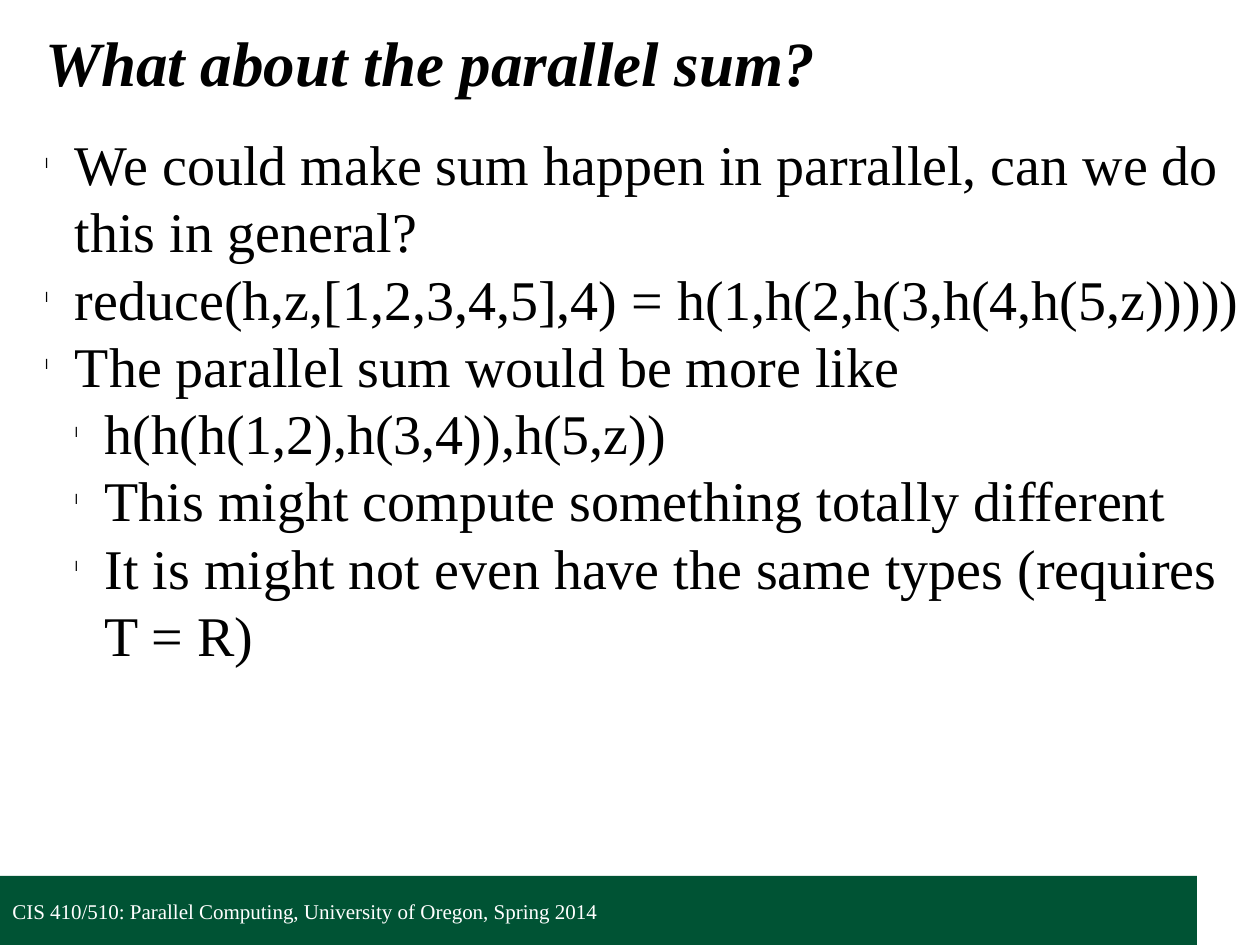
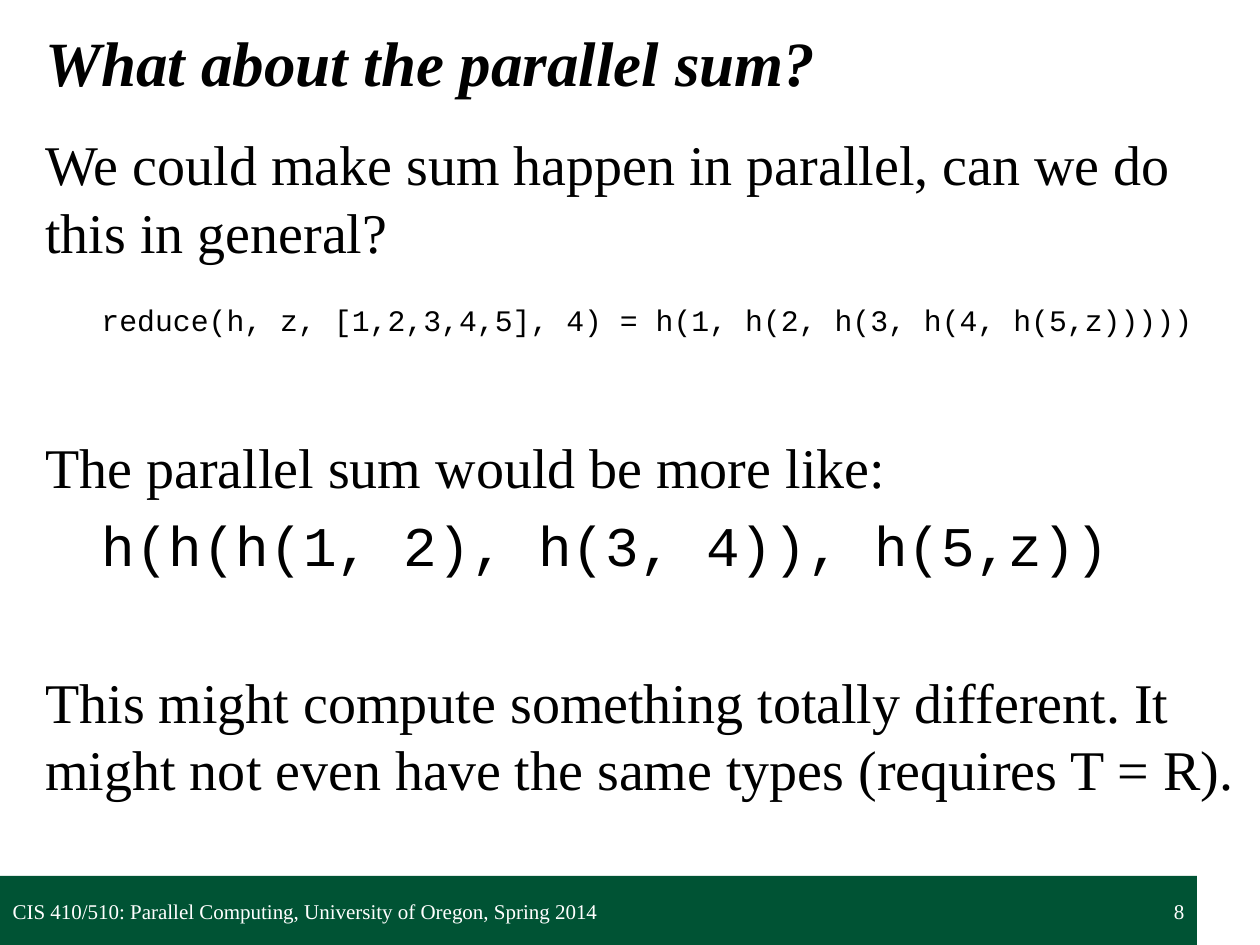
Before and after one commit to UOregonParallel/CourseMaterials, a slide deck: slide 8 of lecture_content/classSlides/2_collectivesPattern/collectivesPattern.pptx. Drawn at 1260x945 pixels with LibreOffice and Linux fonts; fonts in the diff are those of the drawing; background and template pictures are left out. Boxes give left, top, right and bottom in pixels: in the first picture for what was removed or moved away, otherwise in the second. Text is boxed around its words. In the diff, an @@ line names an element or a change of style, - is before the commit and + after.

```diff
--- a/lecture_content/classSlides/2_collectivesPattern/collectivesPattern.pptx
+++ b/lecture_content/classSlides/2_collectivesPattern/collectivesPattern.pptx
@@ text at <box>45,146,1233,801</box>: text changed @@
-l We could make sum happen in parrallel, can we do this in general?
-l reduce(h,z,[1,2,3,4,5],4) = h(1,h(2,h(3,h(4,h(5,z)))))
-l The parallel sum would be more like
-  l h(h(h(1,2),h(3,4)),h(5,z))
-  l This might compute something totally different
-  l It is might not even have the same types (requires T = R)
+We could make sum happen in parallel, can we do this in general?
+reduce(h, z, [1,2,3,4,5], 4) = h(1, h(2, h(3, h(4, h(5,z)))))
+The parallel sum would be more like:
+h(h(h(1, 2), h(3, 4)), h(5,z))
+This might compute something totally different. It might not even have the same types (requires T = R).
@@ page number added at <box>1174,905,1184,920</box>, 12 pt, text #FFFFFF @@
+8
```
Also in this commit, not shown: 37 other slides changed, 2 slides added, 2 slides removed, 3 other files.
